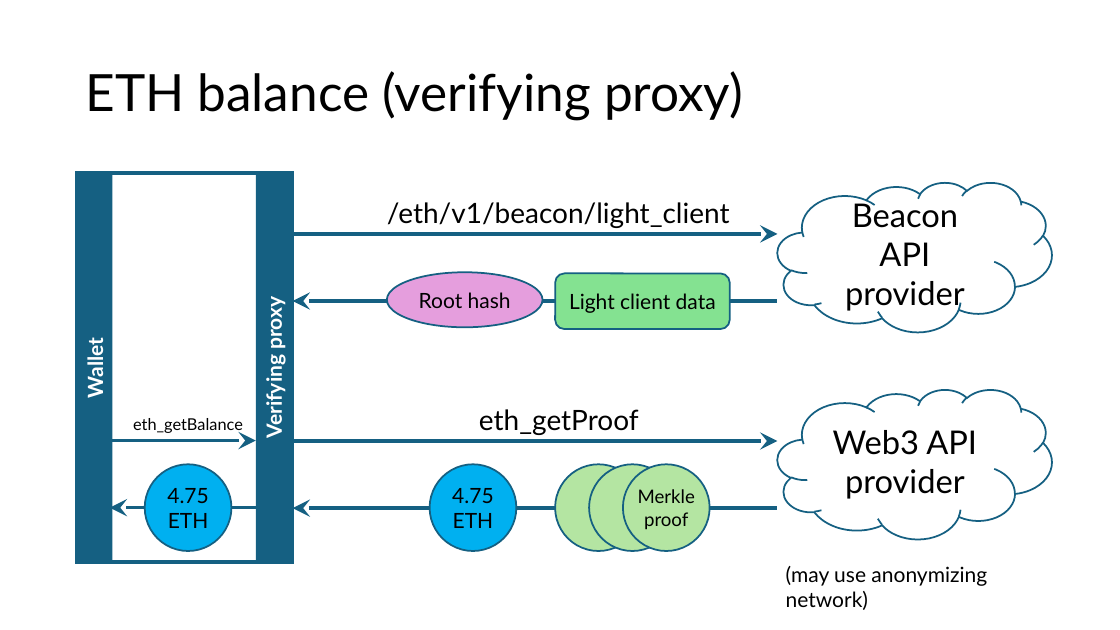
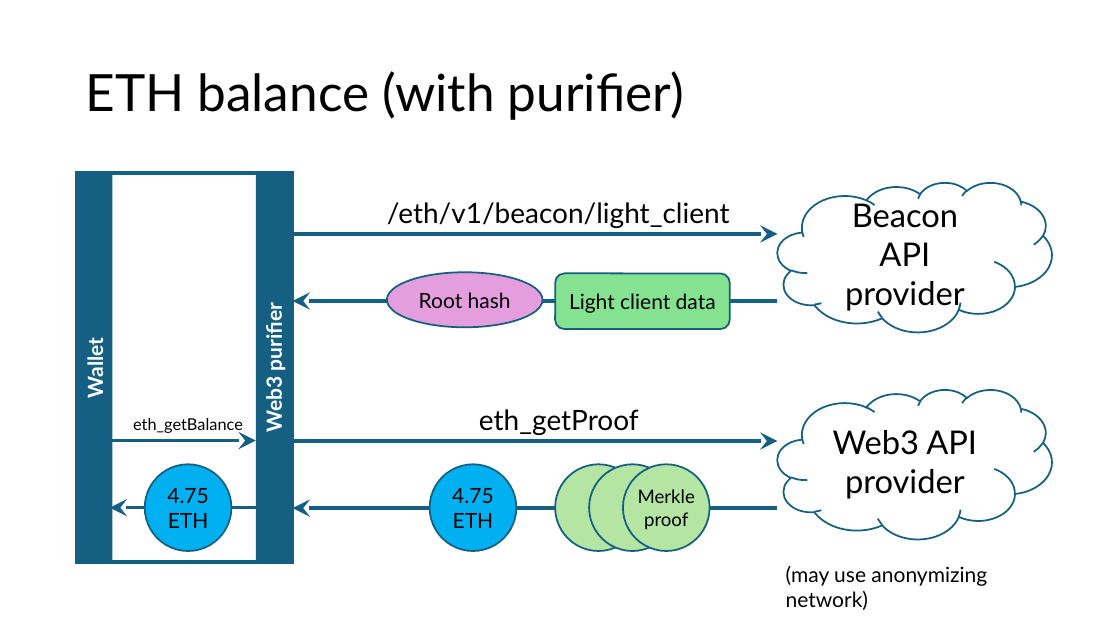
Before and after one commit to etan-status/purified-web3, a slide deck: slide 5 of slides.pptx. Drawn at 1120x630 pixels with LibreOffice and Linux fonts; fonts in the diff are those of the drawing. Boxes give left, top, right and bottom in pixels: in the first picture for what was removed or moved away, otherwise in the second. Text is boxed around its words. In the diff, an @@ line names an element or a change of style, - is before the commit and + after.

Commit message:
Update slides: Rename to Web3 purifier and add EIP-7495 slide

```diff
--- a/slides.pptx
+++ b/slides.pptx
@@ title at <box>85,71,684,120</box>: text changed @@
-ETH balance (verifying proxy)
+ETH balance (with purifier)
@@ text in rectangle at <box>261,310,286,431</box>: text changed @@
-Verifying proxy
+Web3 purifier
```
Also in this commit, not shown: 4 other slides changed, 1 slide added, 2 other files.
